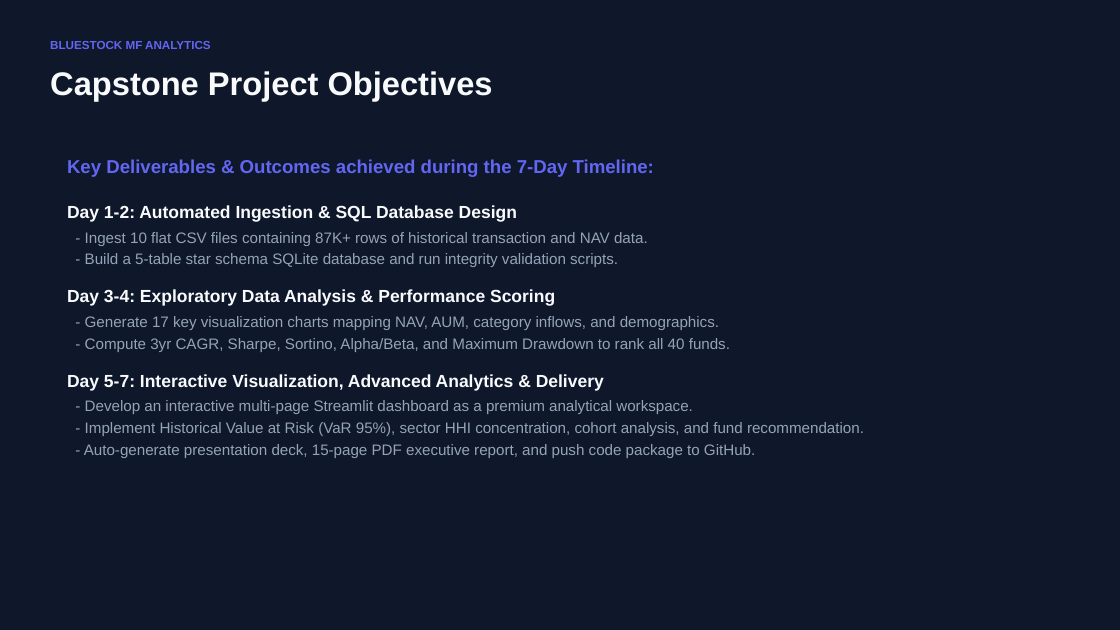
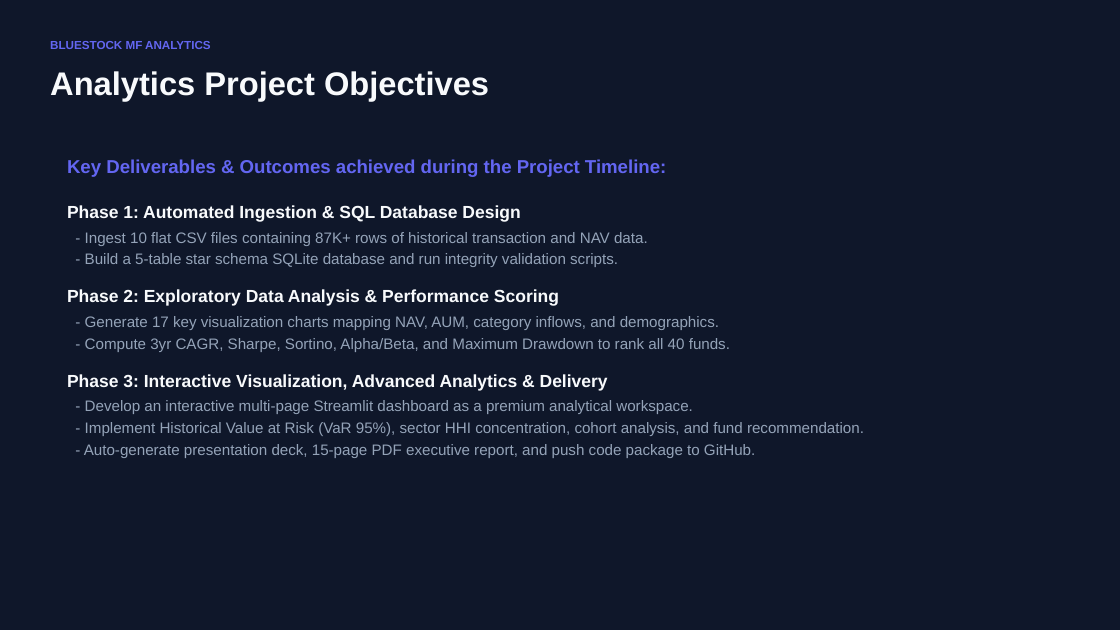
Before and after one commit to Srujan4812/bluestock-mf-capstone, a slide deck: slide 3 of reports/Presentation.pptx. Drawn at 1120x630 pixels with LibreOffice and Linux fonts; fonts in the diff are those of the drawing. Boxes give left, top, right and bottom in pixels: in the first picture for what was removed or moved away, otherwise in the second. Text is boxed around its words. In the diff, an @@ line names an element or a change of style, - is before the commit and + after.

```diff
--- a/reports/Presentation.pptx
+++ b/reports/Presentation.pptx
@@ text at <box>50,71,489,101</box>: text changed @@
-Capstone Project Objectives
+Analytics Project Objectives
@@ text at <box>67,159,666,222</box>: text changed @@
-Key Deliverables & Outcomes achieved during the 7-Day Timeline:
-Day 1-2: Automated Ingestion & SQL Database Design
+Key Deliverables & Outcomes achieved during the Project Timeline:
+Phase 1: Automated Ingestion & SQL Database Design
@@ text at <box>67,289,559,306</box>: text changed @@
-Day 3-4: Exploratory Data Analysis & Performance Scoring
+Phase 2: Exploratory Data Analysis & Performance Scoring
@@ text at <box>67,374,608,391</box>: text changed @@
-Day 5-7: Interactive Visualization, Advanced Analytics & Delivery
+Phase 3: Interactive Visualization, Advanced Analytics & Delivery
```
Also in this commit, not shown: 1 other slide changed, 27 other files.
